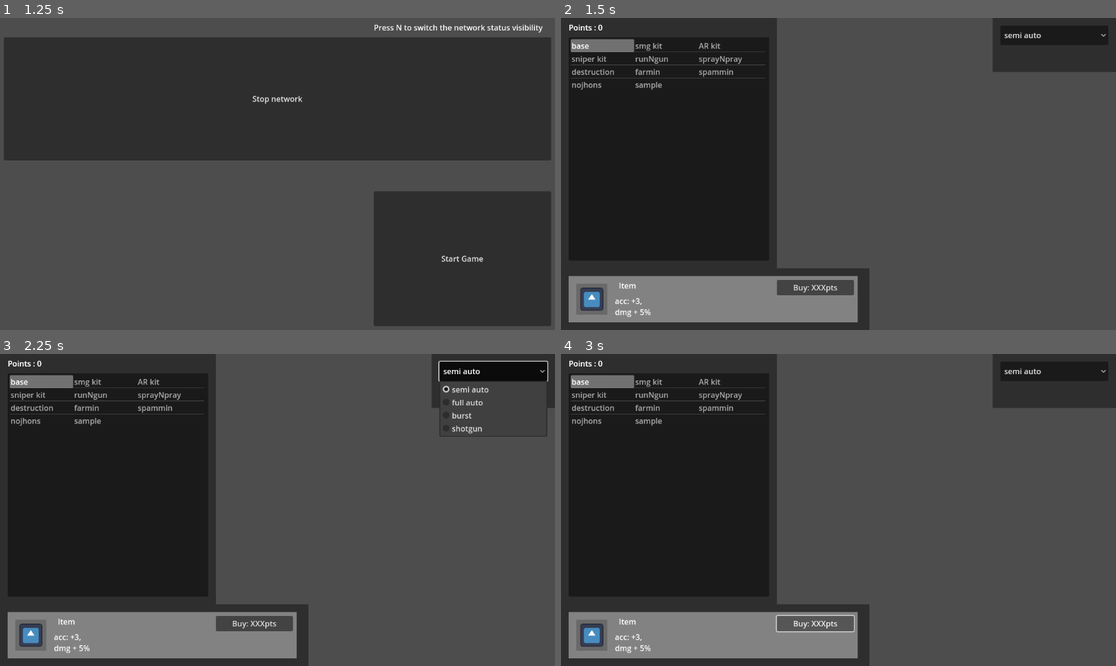
Above: before the commit, frames 1-4 (two rows, left to right).
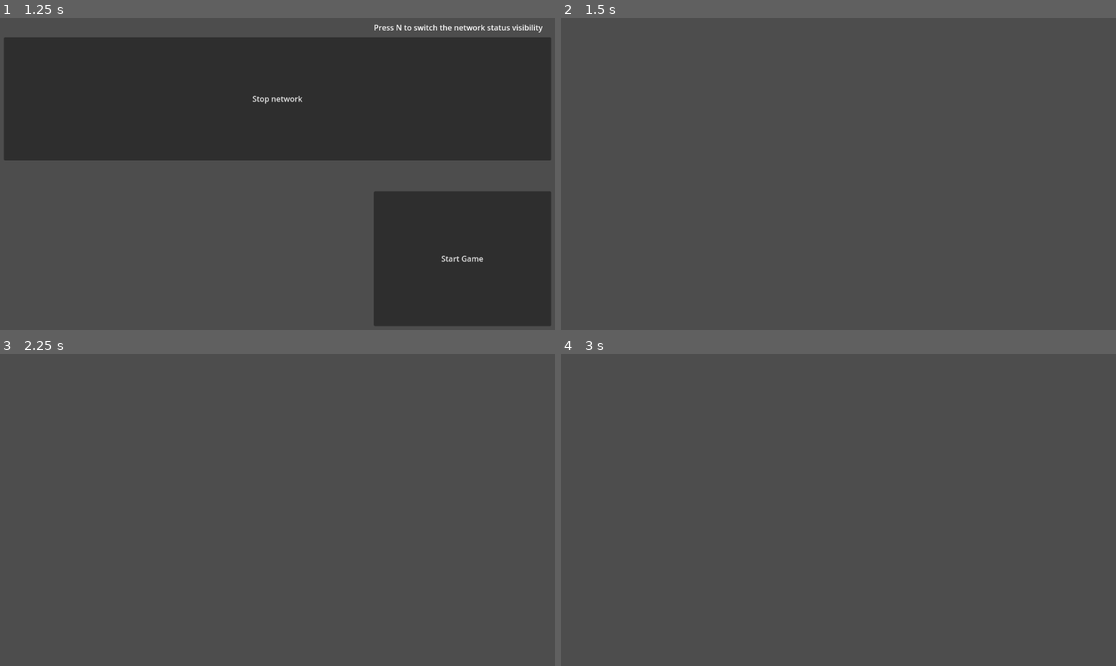
Above: after the commit, the same moments.

Repository: nekochiiUwU/gnaktap
Game: Godot game, scene res://main_menu.tscn
Same seed, same stepped clock (60 frames per second), same inputs: the game is played once before the commit and once after it. The engine's default icon, where the game draws it, is replaced by a stand-in: a white triangle on a blue panel in a dark square.
Inputs (mouse positions are in pixels of both pictures, inside the frame that each line leads up to):
- Up to frame 1 (1.25 s): click "Start Client" at 0.5 s
- Up to frame 2 (1.5 s): click "Start Game" at 1.25 s
- Up to frame 3 (2.25 s): click (493, 372) at 2 s, where only the run before the commit has a clickable "semi auto"
- Up to frame 4 (3 s): click (816, 622) at 2.75 s, where only the run before the commit has a clickable "Buy: XXXpts"

Frame 1 is identical in both runs. In frame 2, 45% of the frame differs, in the area x 0-100%, y 0-100%; in frame 3, 43%; in frame 4, 45%.
Error in both runs: Out of bounds get index '1' (on base: 'PackedStringArray') (res://network.gd:139)

Commit message:
headshot need fix

Diff:
--- a/Game.gd
+++ b/Game.gd
@@ -65,3 +65,5 @@
 		queue_free()
 	if Input.is_action_just_pressed("lock_mouse"):
 		Input.mouse_mode = (int(!Input.mouse_mode) * 2) as Input.MouseMode
+	if Input.is_action_just_pressed("fullscreen"):
+		get_viewport().get_window().mode = int(!get_viewport().get_window().mode)*3
--- a/Player.gd
+++ b/Player.gd
@@ -7,15 +7,17 @@
 
 var health:      float =  100.
 var gravity:     float = -ProjectSettings.get_setting("physics/3d/default_gravity")
-var air_speed:   float =  50.
 var jump:        float =  7.
 var sensi:     Vector2 = -Vector2(.0005, .0005)
 var joy_sensi: Vector2 = -Vector2(.1, .1)
 var hitmarker_time: float = 0
 var shot_time:      float = 0
 var reloading:      bool = false
-var target_score:   int = 5
+var target_score:   int = 100
 var incoming_recoil: Vector2 = Vector2()
+var crouch_height = 1.5
+var normal_height = 1.8
+var crouch_value = 0
 
 var interact_objects: Array = []
 var current_interact = null
@@ -57,6 +59,7 @@
 	Game = get_node("../../..")
 	if is_multiplayer_authority():
 		get_node("Arm/Hand/Shoot Node/Weapon/Canon/AudioStreamPlayer3D").volume_db = -24
+		get_node("Arm/Hand/Shoot Node/Weapon/Canon/AudioStreamPlayer3D").unit_size= 15
 		calibrate_ui()
 		get_viewport().size_changed.connect(calibrate_ui)
 		spawn()
@@ -83,7 +86,7 @@
 		if Input.mouse_mode == Input.MOUSE_MODE_CAPTURED:
 			if event is InputEventMouseMotion:
 				rotation.y += event.relative.x * sensi.x
-				$Head.rotation.x = clamp(-1.57, $Head.rotation.x + event.relative.y * sensi.y, 1.57)
+				$Head.rotation.x = clamp(-PI/2, $Head.rotation.x + event.relative.y * sensi.y, PI/2)
 				$Head.rotation.z += event.relative.x * sensi.x / 10
 				get_node("%Camera").fov = min(get_node("%Camera").fov + abs(event.relative.x * sensi.x * 5), 160)
 			if event is InputEventMouseButton:
@@ -105,20 +108,17 @@
 		if Input.is_action_just_pressed("reload"):
 			reload()
 
+		var current_crouch_modifier
 		if Input.is_action_pressed("crouch"):
-			var current_crouch_modifier = (1.5 - get_node("Mesh").mesh.height) / 5
-			get_node("Mesh").mesh.height += current_crouch_modifier
-			get_node("Mesh").position.y -= current_crouch_modifier/2
-			get_node("Collision").shape.height += current_crouch_modifier
-			get_node("Collision").position.y -= current_crouch_modifier/2
-			position.y += current_crouch_modifier
+			current_crouch_modifier = (crouch_height - get_node("Mesh").mesh.height) / 5
 		else:
-			var current_crouch_modifier = (1.8 - get_node("Mesh").mesh.height) / 5
-			get_node("Mesh").mesh.height += current_crouch_modifier
-			get_node("Mesh").position.y -= current_crouch_modifier/2
-			get_node("Collision").shape.height += current_crouch_modifier
-			get_node("Collision").position.y -= current_crouch_modifier/2
-			position.y += current_crouch_modifier
+			current_crouch_modifier = (normal_height - get_node("Mesh").mesh.height) / 5
+		get_node("Mesh").mesh.height += current_crouch_modifier
+		get_node("Mesh").position.y -= current_crouch_modifier/2
+		get_node("Collision").shape.height += current_crouch_modifier
+		get_node("Collision").position.y -= current_crouch_modifier/2
+		position.y += current_crouch_modifier
+		crouch_value = float(get_node("Mesh").mesh.height-normal_height)/(crouch_height-normal_height)
 
 		if hitmarker_time:
 			var x = 1 - ((Game.time - hitmarker_time) / .3)
@@ -126,11 +126,12 @@
 			if x <= 0 or hitmarker_time > Game.time:
 				get_node("Head/UI/Hitmarker").visible = false
 				hitmarker_time = 0
-			get_node("Head/UI/Hitmarker").modulate = Color(x, x, x)
-			get_node("Head/UI/Hitmarker").scale = Vector2(x, x)
+			get_node("Head/UI/Hitmarker").modulate = (get_node("Head/UI/Hitmarker").modulate/get_node("Head/UI/Hitmarker").modulate)*x
+			get_node("Head/UI/Hitmarker").scale = (get_node("Head/UI/Hitmarker").scale)*x
 
 		if incoming_recoil:
-			get_node("Head").rotation_degrees.x += incoming_recoil.y / 2
+			#get_node("Head").rotation_degrees.x += incoming_recoil.y / 2
+			get_node("Head").rotation_degrees.x = clamp(-90, get_node("Head").rotation_degrees.x + incoming_recoil.y / 2, 90)
 			rotation_degrees.y += incoming_recoil.x / 2
 			incoming_recoil /= 2
 
@@ -159,20 +160,14 @@
 		if is_on_floor():
 			if Input.is_action_pressed("jump"):
 				velocity.y = jump
-			input *= speed
 		else:
 			velocity.y += gravity * delta
-			input *= air_speed
-
+
+		input *= speed/(crouch_value*1.5+1)
 		velocity += transform.basis * input
 
-		if is_on_floor():
-			velocity.x *= .5
-			velocity.z *= .5
-		else:
-			velocity.x /= 11
-			velocity.z /= 11
-
+		velocity.x *= .5
+		velocity.z *= .5
 		#print("Speed: ", float(int(sqrt(pow(velocity.x, 2) + pow(velocity.z, 2)) * 1000)) / 1000)
 
 		move_and_slide()
@@ -200,43 +195,49 @@
 		return
 	if reloading:
 		return
-	if ammo == 0:
+	if ammo <= 0:
 		if !reloading and Input.is_action_just_pressed("shoot"):
 			reload() #ou pas, au choix
 		return
 	if weapon_type == "full auto":
 		shoot()
+		ammo -= 1
 		shot_time = Game.time
-	elif weapon_type == "semi auto":
-		if Input.is_action_just_pressed("shoot"):
-			shoot()
-			shot_time = Game.time
-	elif weapon_type == "burst":
+	elif weapon_type == "semi auto" and Input.is_action_just_pressed("shoot"):
+		shoot()
+		ammo -= 1
+		shot_time = Game.time
+	elif weapon_type == "burst" and Input.is_action_just_pressed("shoot"):
 		shot_time = Game.time + (nb_shot-1)*(60/fire_rate)
+		print("test")
 		for i in range(nb_shot):
-			if ammo != 0:
+			if ammo > 0:
 				shoot()
+				ammo -= 1
 				await get_tree().create_timer((60/fire_rate)/(2*nb_shot)).timeout #ca marche lol
-	elif weapon_type == "shotgun":
+	elif weapon_type == "shotgun" and Input.is_action_just_pressed("shoot"):
 		for i in range(nb_shot):
 			shoot()
+		ammo -= 1
 		shot_time = Game.time
 
 
 func shoot():
-	ammo -= 1
 	update_ammo()
 	var ori = get_node("%Weapon/Canon").global_rotation_degrees
-	ori.x += randf_range(-accuracy/2, accuracy/2)
-	ori.y += randf_range(-accuracy/2, accuracy/2)
+	var actual_acc = accuracy/(crouch_value*0.5+1)
+	ori.x += randf_range(-actual_acc/2, actual_acc/2)
+	ori.y += randf_range(-actual_acc/2, actual_acc/2)
 	incoming_recoil.y += randf_range(0, recoil)
 	incoming_recoil.x += randf_range(-recoil/2, recoil/2)
+
 	get_node("Arm/Hand/Shoot Node").position.z += -0.02 * (get_node("%Weapon").position.z + 0.45) + abs(incoming_recoil.x) / 50
 	get_node("Arm/Hand/Shoot Node").position.z = min(get_node("Arm/Hand/Shoot Node").position.z, 0.1)
 	get_node("Arm/Hand/Shoot Node").position.y += 1*(get_node("%Weapon").position.y + 0.09) * -.03 + incoming_recoil.y * 0.0
 	#get_node("Arm/Hand/Shoot Node").position.x += sign(get_node("%Weapon").position.x) + .1 * incoming_recoil.y * 0.01
 	#get_node("Arm/Hand/Shoot Node").rotation.x += .05
-	rpc("shoot_bullet", get_node("%Weapon/Canon").global_position, ori, damages, bullet_speed)
+	var bullet_dmg = damages/(1+int(weapon_type == "shotgun")*(nb_shot-1))
+	rpc("shoot_bullet", get_node("%Weapon/Canon").global_position, ori, bullet_dmg, bullet_speed)
 
 
 func reload():
@@ -288,23 +289,27 @@
 		current_interact = closest
 
 
-func get_hit(_owner, _damages):
-	health -= _damages
-	print(health)
+func get_hit(_owner, _damages, collision):
+	if collision == "HeadCollision":
+		health -= 2*_damages
+	else:
+		health -= _damages
 	if health < 0:
 		get_node("../" + _owner).rpc_id(int(_owner), "target", 5)
 		die()
 
 
 func die():
+	if is_multiplayer_authority():
+		get_node("%Camera").current = false
+		get_node("Head/UI").visible = false
+		Game.add_child(Game.Death_Ui)
+		rpc("online_syncronisation", position, rotation, get_node("Head").rotation, health, get_node("%Weapon").position, get_node("Mesh").mesh.height)
+		Input.mouse_mode = Input.MOUSE_MODE_VISIBLE
+	process_mode = Node.PROCESS_MODE_DISABLED
 	rotation.z += 90
 	position.y -= 0.8
-	rpc("online_syncronisation", position, rotation, get_node("Head").rotation, health, get_node("%Weapon").position, get_node("Mesh").mesh.height)
-	get_node("%Camera").current = false
-	get_node("Head/UI").visible = false
-	Game.add_child(Game.Death_Ui)
-	Input.mouse_mode = Input.MOUSE_MODE_VISIBLE
-	process_mode = Node.PROCESS_MODE_DISABLED
+
 
 
 func update_stats():
@@ -327,7 +332,6 @@
 			set(v, 1)
 		elif get(v) < 0:
 			set(v, 0)
-	air_speed = speed * 10
 	ammo = max_ammo
 	update_ammo()
 	print_stats()
@@ -370,9 +374,16 @@
 	get_node("Mesh").mesh.height = mesh_height
 
 
-@rpc("any_peer", "call_local", "unreliable", 5)
-func hitmarker(_damages: float):
-	get_node("hitmarker_sfx").stream = load("res://hitmarker.mp3")
+@rpc("any_peer", "call_local", "reliable", 5)
+func hitmarker(_damages: float, collision):
+	if collision == "HeadCollision":
+		get_node("hitmarker_sfx").stream = load("res://headshot_hitmarker.mp3")
+		get_node("Head/UI/Hitmarker").scale = Vector2(2,2)
+		get_node("Head/UI/Hitmarker").modulate = Color(1,0,0)
+	else:
+		get_node("hitmarker_sfx").stream = load("res://hitmarker.mp3")
+		get_node("Head/UI/Hitmarker").scale = Vector2(1,1)
+		get_node("Head/UI/Hitmarker").modulate = Color(1,1,1)
 	get_node("hitmarker_sfx").play()
 	get_node("Head/UI/Hitmarker").visible = true
 	hitmarker_time = Game.time
--- a/Shop.gd
+++ b/Shop.gd
@@ -101,6 +101,8 @@
 
 
 func calibrate_ui():
+	if !is_inside_tree():
+		return
 	var window_size = get_viewport().size
 	Items_Ui.scale.x = float(window_size.x) / 1152
 	Items_Ui.scale.y = float(window_size.y) / 648
--- a/Target.gd
+++ b/Target.gd
@@ -9,7 +9,7 @@
 
 
 func spawn():
-	position = Vector3(randf_range(-8, 8), randf_range(1, 10), randf_range(-8, 8))
+	position = Vector3(randf_range(-6, 6), randf_range(4, 11), randf_range(-6, 6))
 	health = 100
 	visible = true
 
--- a/Weapon.tscn
+++ b/Weapon.tscn
@@ -234,7 +234,6 @@
 stream = ExtResource("1_y8rgj")
 volume_db = -16.0
 max_distance = 20.0
-panning_strength = 3.0
 bus = &"World"
 
 [node name="Front" type="MeshInstance3D" parent="."]
--- a/bullet.gd
+++ b/bullet.gd
@@ -25,10 +25,10 @@
 		for i in collision.get_collision_count():
 			var object = collision.get_collider(i)
 			if object is Player:
-				object.get_hit(_owner, damages)
-				get_node("../Players/" + _owner).rpc_id(int(_owner), "hitmarker", damages)
+				object.get_hit(_owner, damages, collision.get_collider_shape().name)
+				get_node("../Players/" + _owner).rpc_id(int(_owner), "hitmarker", damages, collision.get_collider_shape().name)
 			elif object is Target:
 				if multiplayer.get_unique_id() == 1:
 					object.get_hit(_owner, damages)
-					get_node("../Players/" + _owner).rpc_id(int(_owner), "hitmarker", damages)
+					get_node("../Players/" + _owner).rpc_id(int(_owner), "hitmarker", damages, "Collision")
 		queue_free()
--- a/items ui.tscn
+++ b/items ui.tscn
@@ -23,6 +23,7 @@
 color = Color(0.0784314, 0.0784314, 0.0784314, 0.223529)
 
 [node name="Mode" type="ColorRect" parent="."]
+layout_mode = 0
 offset_left = 896.0
 offset_right = 1152.0
 offset_bottom = 112.0
@@ -64,6 +65,7 @@
 text = "balles/tir"
 
 [node name="Nombre" type="Label" parent="Mode/Slider"]
+layout_mode = 0
 offset_left = 72.0
 offset_top = -24.0
 offset_right = 104.0
--- a/map.tscn
+++ b/map.tscn
@@ -9,11 +9,14 @@
 sky_material = SubResource("ProceduralSkyMaterial_vxqex")
 
 [sub_resource type="Environment" id="Environment_phn6l"]
-background_mode = 1
+background_mode = 2
 sky = SubResource("Sky_bt5t6")
 ambient_light_source = 1
 ambient_light_color = Color(0.235294, 0.235294, 0.235294, 1)
 reflected_light_source = 1
+sdfgi_read_sky_light = false
+sdfgi_cascades = 1
+sdfgi_max_distance = 25.6
 glow_blend_mode = 1
 volumetric_fog_density = 0.2
 volumetric_fog_temporal_reprojection_enabled = false
@@ -32,22 +35,29 @@
 radial_segments = 4
 rings = 1
 
+[sub_resource type="BoxOccluder3D" id="BoxOccluder3D_22xh1"]
+size = Vector3(197, 131, 17)
+
+[sub_resource type="PlaneMesh" id="PlaneMesh_bwjqu"]
+
 [node name="Map" type="GridMap"]
 mesh_library = ExtResource("1_whyo0")
 cell_size = Vector3(1, 1, 1)
 collision_layer = 2
 collision_mask = 0
 data = {
-"cells": PackedInt32Array(196586, 67, 0, 196586, 68, 0, 1965 …(103796 unchanged characters)… 26, 0, 655363, 65525, 0, 720891, 12, 0, 720838, 69, 0, 327675, 65529, 0, 327675, 65530, 0, 3932 …(365 unchanged characters)…
+"cells": PackedInt32Array(196586, 67, 0, 196586, 68, 0, 1965 …(103796 unchanged characters)… 26, 0, 655363, 65525, 0, 720891, 12, 0, 327675, 65529, 0, 327675, 65530, 0, 3932 …(365 unchanged characters)…
 }
-metadata/_editor_floor_ = Vector3(-1, 2, 0)
+metadata/_editor_floor_ = Vector3(-1, 4, 0)
 
 [node name="WorldEnvironment" type="WorldEnvironment" parent="."]
 environment = SubResource("Environment_phn6l")
 
 [node name="DirectionalLight3D" type="DirectionalLight3D" parent="."]
 transform = Transform3D(0.173648, -0.925417, -0.336824, 0, -0.34202, 0.939693, -0.984808, -0.163176, -0.0593912, 0, 4.94395, 8.82341)
+shadow_enabled = true
 shadow_opacity = 0.5
+directional_shadow_mode = 0
 
 [node name="DirectionalLight3D2" type="DirectionalLight3D" parent="."]
 transform = Transform3D(-0.173648, -0.925417, 0.336824, 0, -0.34202, -0.939693, 0.984808, -0.163176, 0.0593912, 0, 4.94395, 8.82341)
@@ -96,3 +106,10 @@
 
 [node name="Shop3" parent="." instance=ExtResource("2_bigoc")]
 transform = Transform3D(0.906308, 0, -0.422618, 0, 1, 0, 0.422618, 0, 0.906308, -6.5, 9.125, 7)
+
+[node name="OccluderInstance3D" type="OccluderInstance3D" parent="."]
+transform = Transform3D(1, 0, 0, 0, 1, 0, 0, 0, 1, -4, 1, 48)
+occluder = SubResource("BoxOccluder3D_22xh1")
+
+[node name="MeshInstance3D" type="MeshInstance3D" parent="OccluderInstance3D"]
+mesh = SubResource("PlaneMesh_bwjqu")
--- a/mesh.tres
+++ b/mesh.tres
@@ -7,8 +7,6 @@
 
 [sub_resource type="GradientTexture2D" id="GradientTexture2D_5k7u5"]
 gradient = SubResource("Gradient_4gdns")
-width = 369
-height = 241
 fill_to = Vector2(0.502397, 0.5)
 repeat = 1
 
--- a/player.tscn
+++ b/player.tscn
@@ -19,6 +19,10 @@
 radius = 0.4
 height = 1.8
 
+[sub_resource type="CapsuleShape3D" id="CapsuleShape3D_77dev"]
+radius = 0.45
+height = 0.9
+
 [sub_resource type="StyleBoxFlat" id="StyleBoxFlat_1gsey"]
 bg_color = Color(0, 0, 0, 0.12549)
 
@@ -35,6 +39,10 @@
 
 [node name="Collision" type="CollisionShape3D" parent="."]
 shape = SubResource("CapsuleShape3D_a7pkv")
+
+[node name="HeadCollision" type="CollisionShape3D" parent="."]
+transform = Transform3D(1, 0, 0, 0, 1, 0, 0, 0, 1, 0, 0.5, 0)
+shape = SubResource("CapsuleShape3D_77dev")
 
 [node name="Head" type="Node3D" parent="."]
 transform = Transform3D(1, 0, 0, 0, 1, 0, 0, 0, 1, 0, 0.45, 0)
--- a/project.godot
+++ b/project.godot
@@ -112,7 +112,16 @@
 "events": [Object(InputEventKey,"resource_local_to_scene":false,"resource_name":"","device":-1,"window_id":0,"alt_press …(182 unchanged characters)…
 ]
 }
+fullscreen={
+"deadzone": 0.5,
+"events": [Object(InputEventKey,"resource_local_to_scene":false,"resource_name":"","device":-1,"window_id":0,"alt_pressed":false,"shift_pressed":false,"ctrl_pressed":false,"meta_pressed":false,"pressed":false,"keycode":0,"physical_keycode":4194342,"key_label":0,"unicode":0,"echo":false,"script":null)
+]
+}
 
 [physics]
 
 3d/default_gravity=24.0
+
+[rendering]
+
+occlusion_culling/use_occlusion_culling=true
--- a/shop.tscn
+++ b/shop.tscn
@@ -58,6 +58,7 @@
 shape = SubResource("SphereShape3D_j2e3c")
 
 [node name="Items UI" parent="." instance=ExtResource("2_1llgr")]
+visible = false
 
 [connection signal="body_entered" from="Area3D" to="." method="_on_area_3d_body_entered"]
 [connection signal="body_exited" from="Area3D" to="." method="_on_area_3d_body_exited"]
Not shown, changed: Roadmap.txt
Not shown: 1 places in map.tscn that only renumber resources
Not shown: 2 places in mesh.tres that only renumber resources
Not shown: 1 places in player.tscn that only renumber resources
